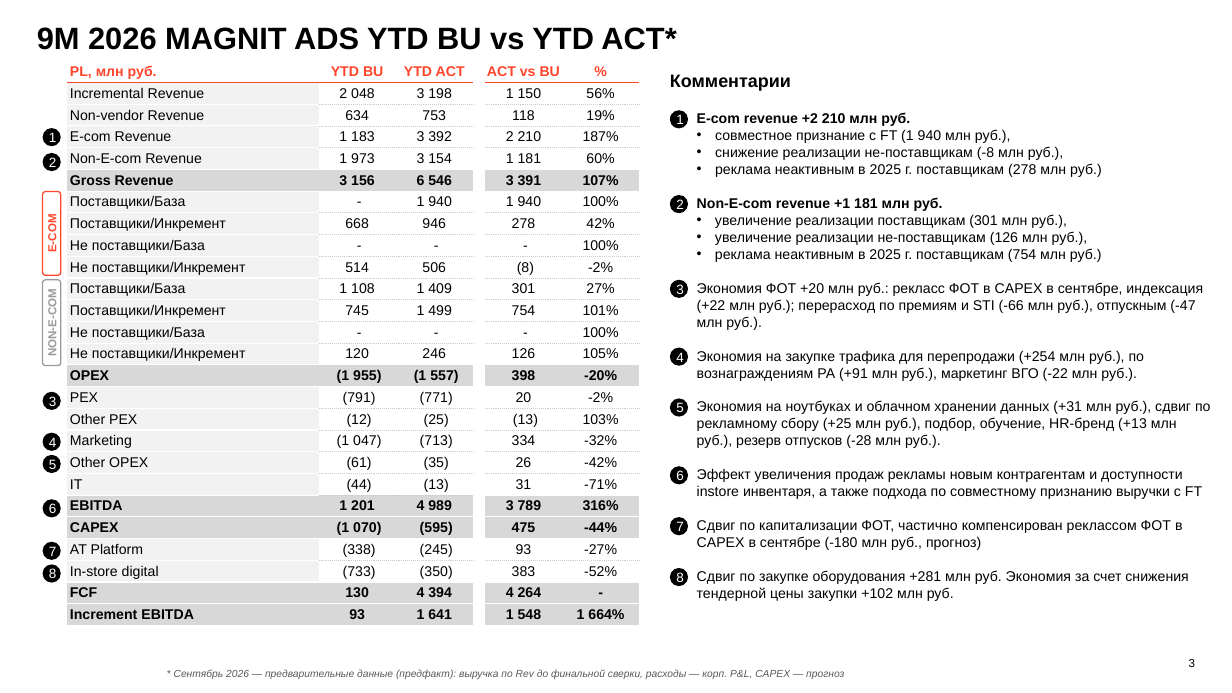
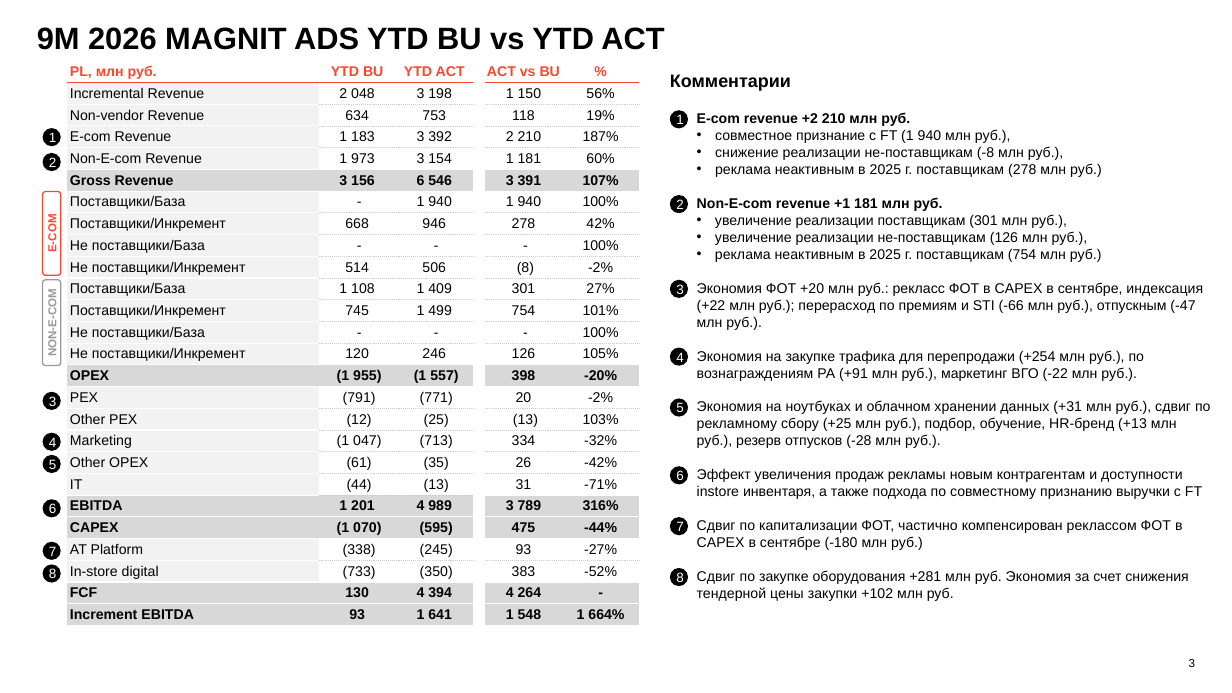
Before and after one commit to DenisMagnit/1, a slide deck: slide 3 of AdTech_MBR_September_prelim.pptx. Drawn at 1232x693 pixels with LibreOffice and Linux fonts; fonts in the diff are those of the drawing; background and template pictures are left out. Boxes give left, top, right and bottom in pixels: in the first picture for what was removed or moved away, otherwise in the second. Text is boxed around its words. In the diff, an @@ line names an element or a change of style, - is before the commit and + after.

```diff
--- a/AdTech_MBR_September_prelim.pptx
+++ b/AdTech_MBR_September_prelim.pptx
@@ text at bbox=[37, 27, 664, 50]: text changed @@
-9M 2026 MAGNIT ADS YTD BU vs YTD ACT*
+9M 2026 MAGNIT ADS YTD BU vs YTD ACT
@@ text at bbox=[697, 520, 1182, 550]: text changed @@
-    • Сдвиг по капитализации ФОТ, частично компенсирован реклассом ФОТ в CAPEX в сентябре (-180 млн руб., прогноз)
+    • Сдвиг по капитализации ФОТ, частично компенсирован реклассом ФОТ в CAPEX в сентябре (-180 млн руб.)
@@ text removed at bbox=[174, 669, 844, 679] @@
-* Сентябрь 2026 — предварительные данные (предфакт): выручка по Rev до финальной сверки, расходы — корп. P&L, CAPEX — прогноз
```
Also in this commit, not shown: 6 other slides changed.
